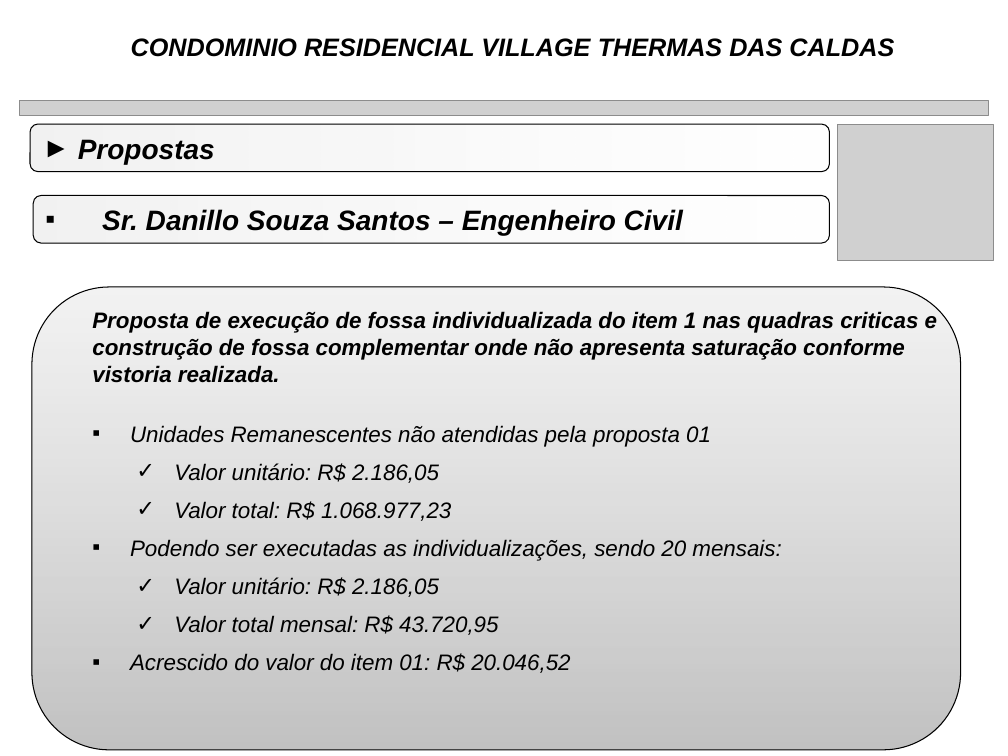
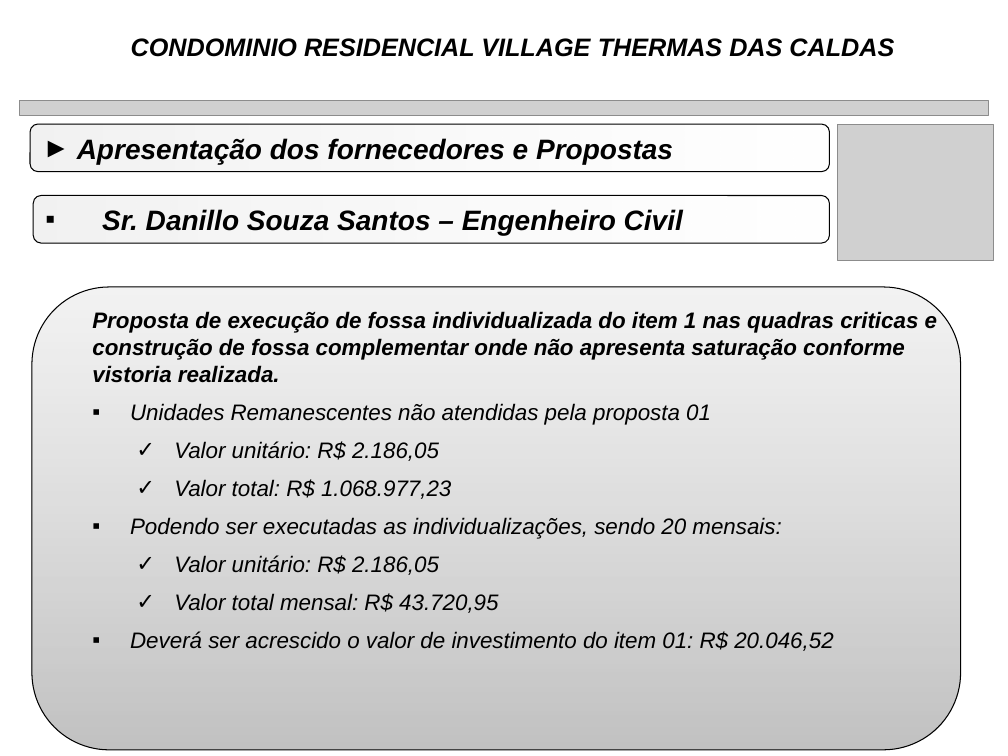
Before and after one commit to rwlc71/Village, a slide deck: slide 17 of Manutenção Village/FossaSepticas.pptx (slide 12 before the commit). Drawn at 1008x756 pixels with LibreOffice and Linux fonts; fonts in the diff are those of the drawing; grey boxes stand for pictures. Boxes give left, top, right and bottom in pixels: in the first picture for what was removed or moved away, otherwise in the second. Text is boxed around its words. In the diff, an @@ line names an element or a change of style, - is before the commit and + after.

```diff
--- a/Manutenção Village/FossaSepticas.pptx
+++ b/Manutenção Village/FossaSepticas.pptx
@@ text in rounded rectangle at (x1=77, y1=138, x2=673, y2=164): text changed @@
-► Propostas
+► Apresentação dos fornecedores e Propostas
@@ text at (x1=130, y1=631, x2=833, y2=651): text changed @@
-  ▪ Acrescido do valor do item 01: R$ 20.046,52
+  ▪ Deverá ser acrescido o valor de investimento do item 01: R$ 20.046,52
```
Also in this commit, not shown: 11 other slides changed, 8 slides added, 2 other files.
